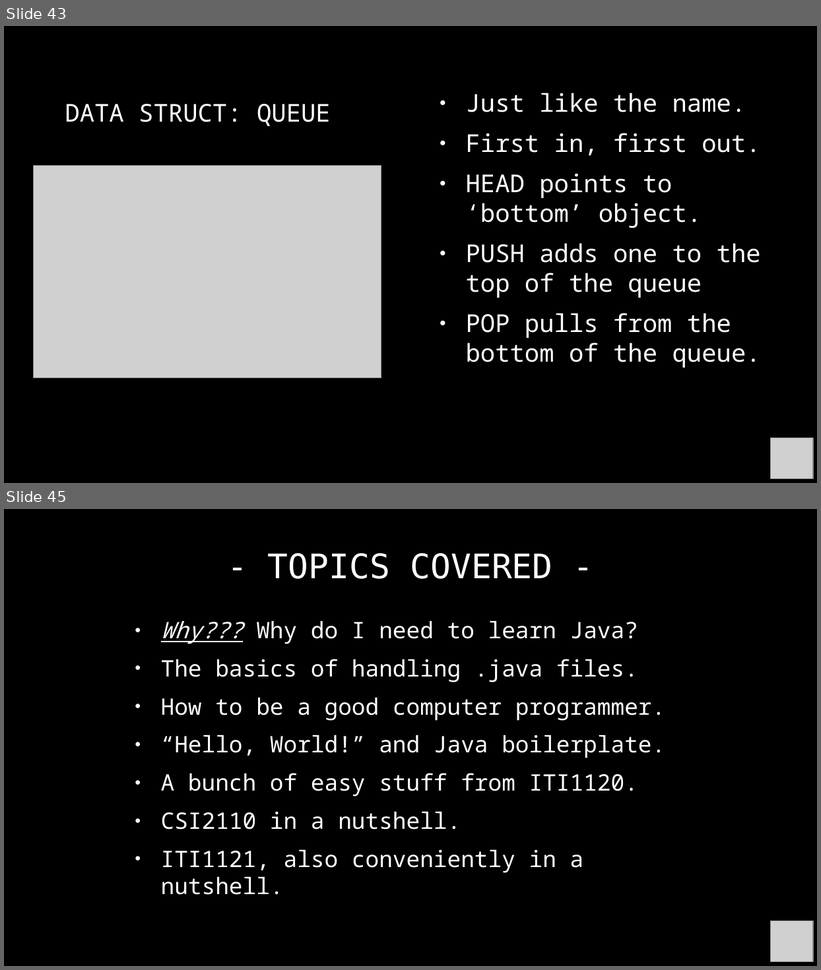
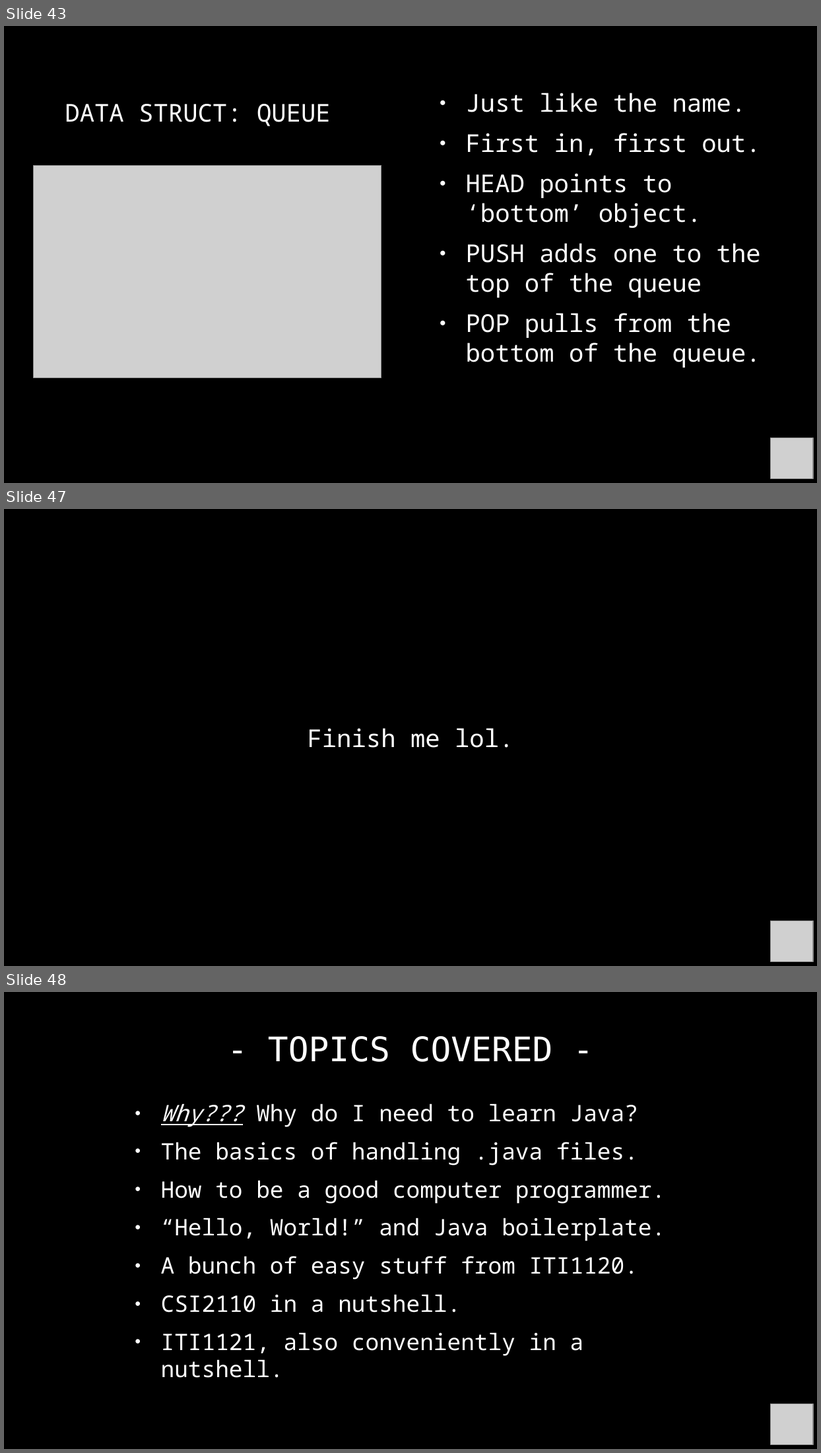
Before and after one commit to RyanFleck/Projects, a slide deck: Teaching/RCF_Py_Java_Tutorial.odp. Shown one above the other, each under a label of ours: slides 43 and 45 before the commit, slides 43, 47 and 48 after it; the slides between them are not shown. The pictures are 821x970 and 821x1453 pixels, drawn with LibreOffice and Linux fonts; fonts in the diff are those of the drawing; grey boxes stand for pictures; background and template pictures are left out. Boxes give left, top, right and bottom in pixels: in the first picture for what was removed or moved away, otherwise in the second. Text is boxed around its words. In the diff, an @@ line names an element or a change of style, - is before the commit and + after.

```diff
--- a/Teaching/RCF_Py_Java_Tutorial.odp
+++ b/Teaching/RCF_Py_Java_Tutorial.odp
@@ slide 47 added at (x1=4, y1=509, x2=817, y2=966), background #000000 @@
@@ text added at (x1=308, y1=728, x2=514, y2=748), 24 pt, text #FFFFFF @@
+Finish me lol.
@@ picture added at (x1=771, y1=921, x2=813, y2=962) @@
@@ what was slide 45 is now slide 48 @@
```
Also in this commit, not shown: 3 other slides added, 1 slide removed, 8 other files.
